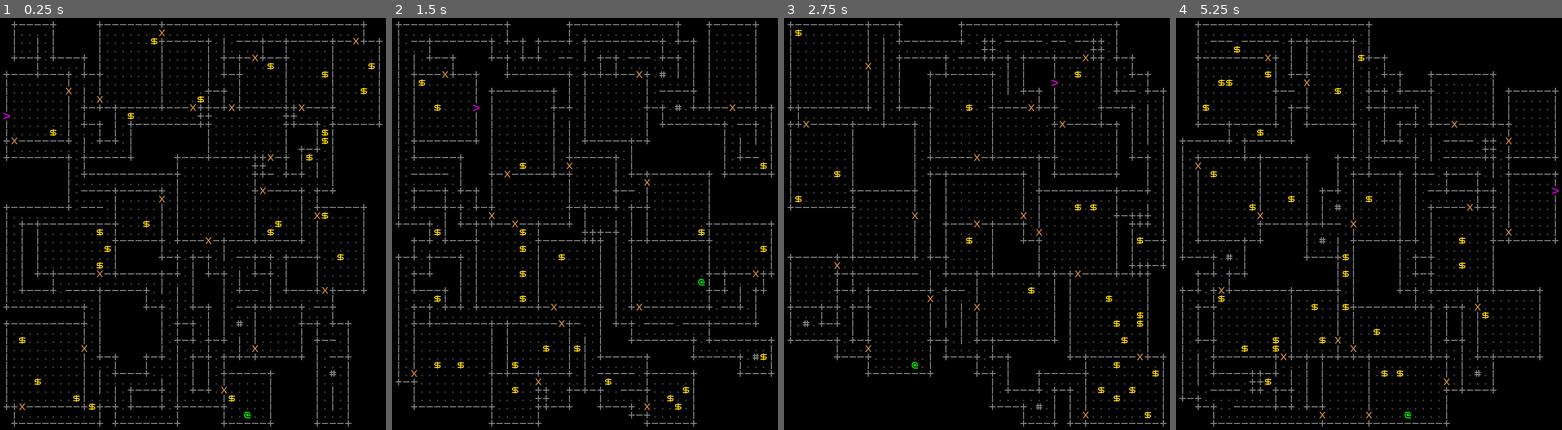
Above: before the commit, frames 1-4 (left to right).
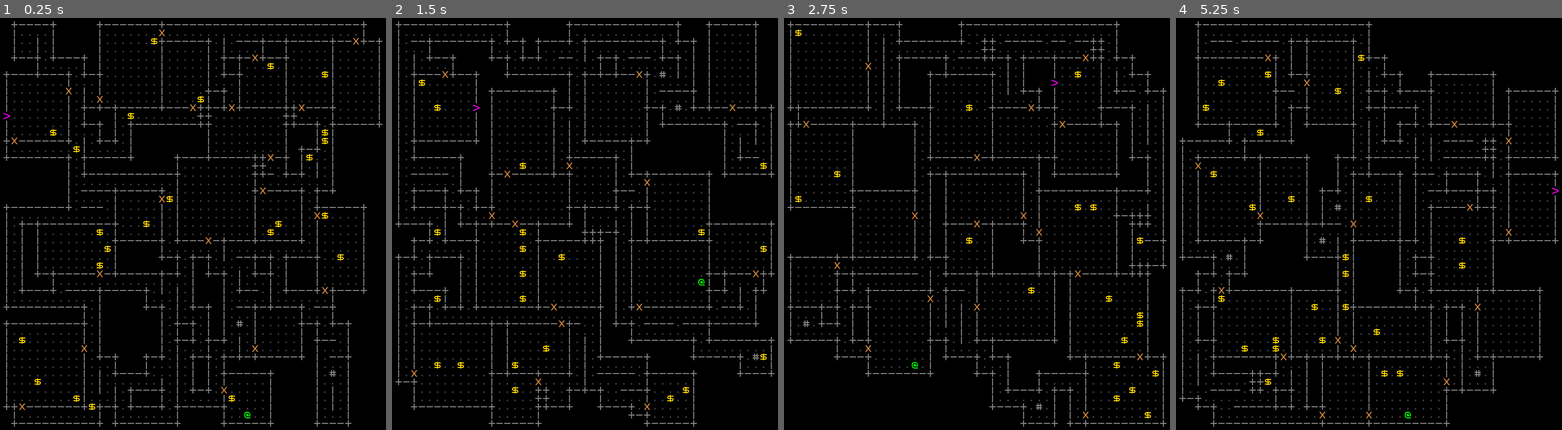
Above: after the commit, the same moments.

Repository: cahek-slopok/webrorik
Game: Godot game, scene res://scene/main.tscn
The game is run twice, just before and just after one commit, with the same random seed, the same clock (stepped at 60 frames per second) and the same inputs.
Inputs:
- Up to frame 1 (0.25 s): no input
- Up to frame 2 (1.5 s): tap Enter at 0.5 s; tap R at 0.6, 1.35 s; tap Space at 1.25 s
- Up to frame 3 (2.75 s): tap Enter at 2 s; tap R at 2.1 s
- Up to frame 4 (5.25 s): tap Space at 2.75, 4.25 s; tap R every 0.75 s from 2.85 to 5.1 s; tap Enter at 3.5 s

The runs differ from the first frame. In frame 1, less than 0.1% of the frame differs, in the area x 18-98%, y 10-45%; in frame 2, less than 0.1%; in frame 3, less than 0.1%; in frame 4, less than 0.1%.

Commit message:
clean thursday

Diff:
--- a/scene/main.tscn
+++ b/scene/main.tscn
@@ -7,6 +7,10 @@
 
 [node name="LevelGenerator" type="Node" parent="." unique_id=1689985587 node_paths=PackedStringArray("map_display")]
 script = ExtResource("1_itxqv")
+gold_base_chance = 0.007
+gold_max_bonus = 0.033
+gold_safe_zone = 0.1
+gold_curve_power = 0.7
 map_display = NodePath("../DebugUI/MapDisplay")
 
 [node name="DebugUI" parent="." unique_id=1184372423 instance=ExtResource("2_v0l8b")]
--- a/script/level_generator.gd
+++ b/script/level_generator.gd
@@ -1,4 +1,14 @@
 extends Node
+
+@export_category("Gold Distribution")
+## Baseline chance for gold on the golden path.
+@export_range(0.0, 0.05, 0.001) var gold_base_chance: float = 0.005
+## Maximum bonus chance added at the furthest tile.
+@export_range(0.0, 0.15, 0.001) var gold_max_bonus: float = 0.045
+## Percentage of the map distance (0.0 to 1.0) that receives zero bonus.
+@export_range(0.0, 1.0, 0.05) var gold_safe_zone: float = 0.20
+## 1.0 is linear. > 1.0 pushes gold further to the edges. < 1.0 pulls gold closer to the center.
+@export_range(0.1, 4.0, 0.1) var gold_curve_power: float = 1.0
 
 const MAP_WIDTH: int = 51
 const MAP_HEIGHT: int = 51
@@ -766,14 +776,24 @@
 					tail += 1
 					if d + 1 > max_dist: max_dist = d + 1
 
-	# --- 5. Spawn gold (Organic Probability Field)
+# --- 5. Spawn gold (Organic Probability Field with Curve Shaping)
 	for i in range(total_tiles):
 		if map_data[i] == TILE_FLOOR:
 			var d := dist_map[i]
 			if d < 0: d = 0
 
+			# Raw distance percentage (0.0 to 1.0)
 			var dist_ratio := float(d) / float(max_dist)
-			var spawn_chance := base_tile_chance + (max_tile_bonus * dist_ratio)
+			var active_ratio := 0.0
+
+			# Only apply bonus if outside the safe zone
+			if dist_ratio > gold_safe_zone:
+				# Normalize the remaining distance back to a 0.0 - 1.0 scale
+				active_ratio = (dist_ratio - gold_safe_zone) / (1.0 - gold_safe_zone)
+
+			# Apply exponential curve shaping
+			var shaped_ratio := pow(active_ratio, gold_curve_power)
+			var spawn_chance := gold_base_chance + (gold_max_bonus * shaped_ratio)
 
 			if randf() <= spawn_chance:
 				map_data[i] = TILE_GOLD
